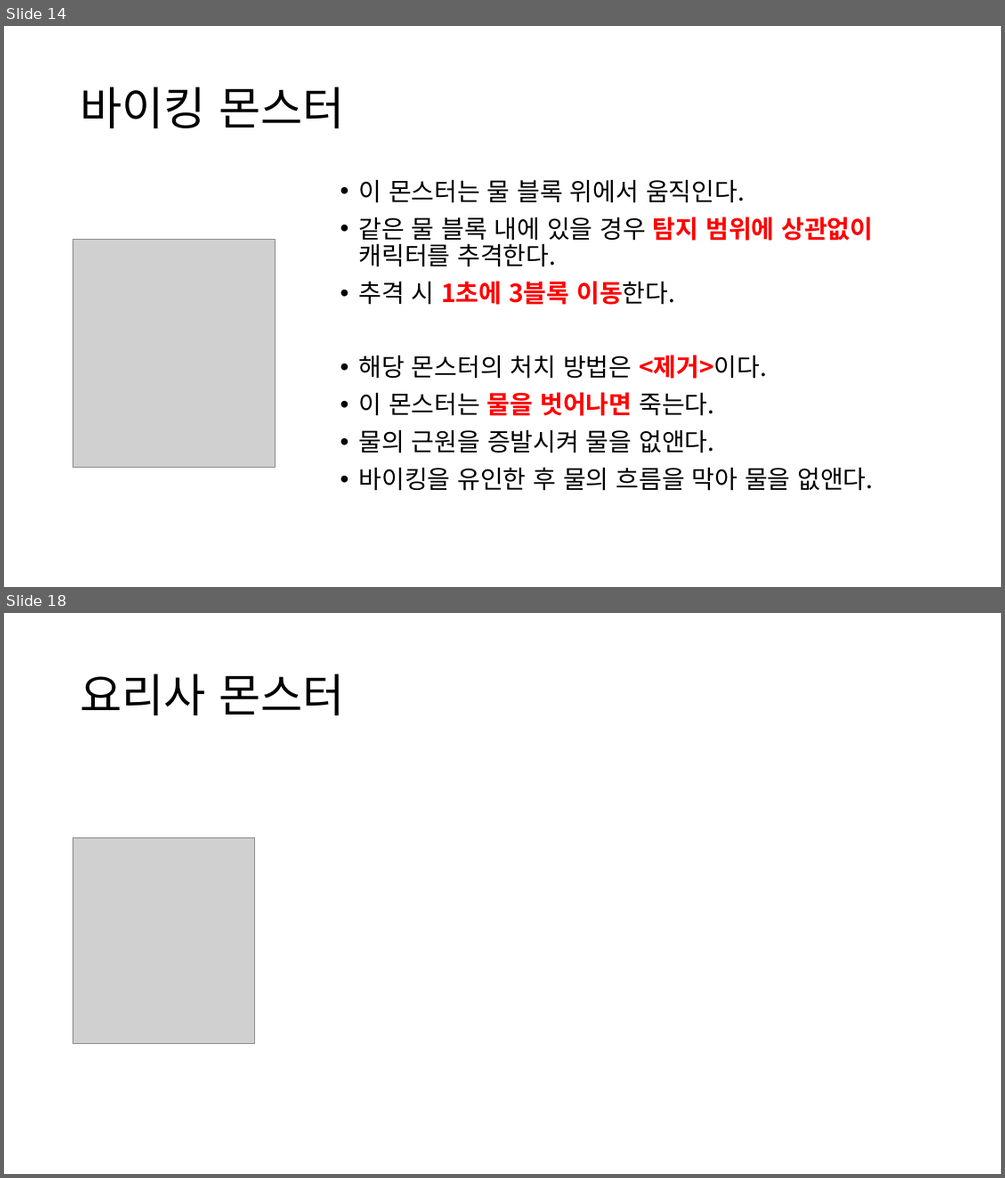
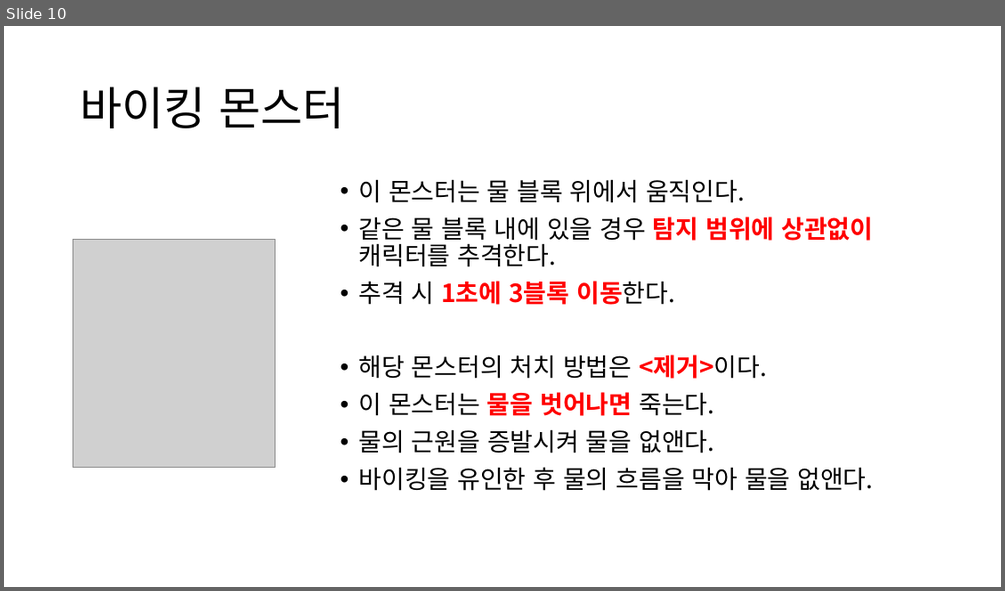
Before and after one commit to yimgunho/Witch_of_Time, a slide deck: 시간의 마녀_몬스터 기획.pptx. Shown one above the other, each under a label of ours: slides 14 and 18 before the commit, slide 10 after it; the slides between them are not shown. The pictures are 1005x1178 and 1005x591 pixels, drawn with LibreOffice and Linux fonts; fonts in the diff are those of the drawing; grey boxes stand for pictures. Boxes give left, top, right and bottom in pixels: in the first picture for what was removed or moved away, otherwise in the second. Text is boxed around its words. In the diff, an @@ line names an element or a change of style, - is before the commit and + after.

Commit message:
몬스터 기획 최종

```diff
--- a/시간의 마녀_몬스터 기획.pptx
+++ b/시간의 마녀_몬스터 기획.pptx
@@ slide 18 removed at (4,613,1001,1174), background #FFFFFF @@
@@ title removed at (80,674,345,715) @@
-요리사 몬스터
@@ picture removed at (73,837,255,1043) @@
@@ what was slide 14 is now slide 10 @@
```
Also in this commit, not shown: 1 slide changed, 3 other slides removed.
